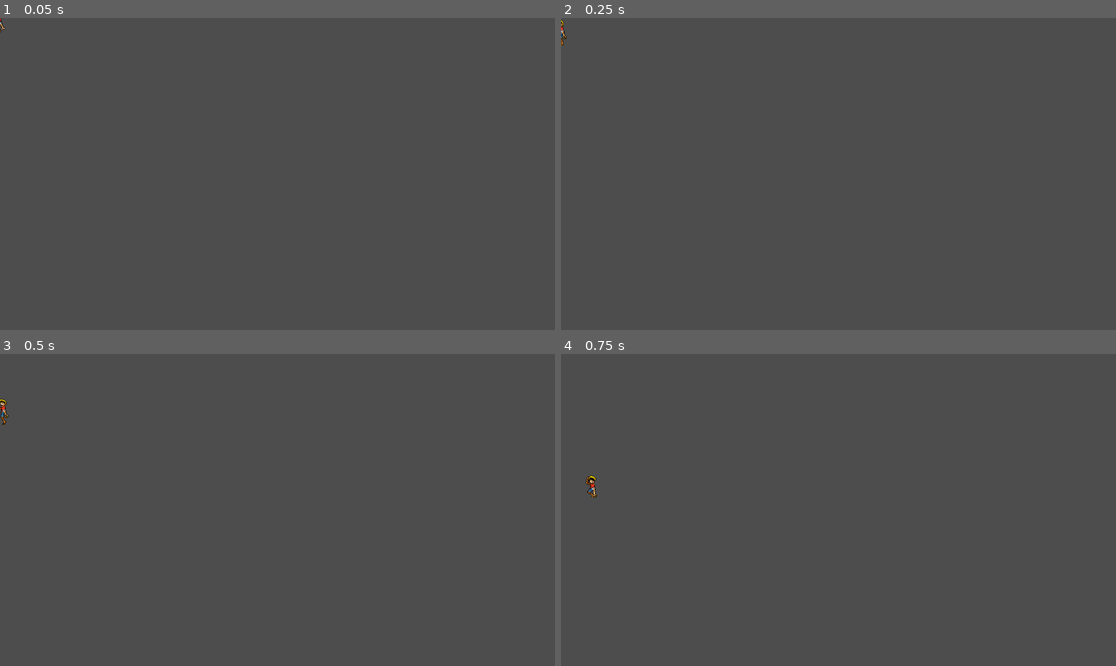
Above: before the commit, frames 1-4 (two rows, left to right).
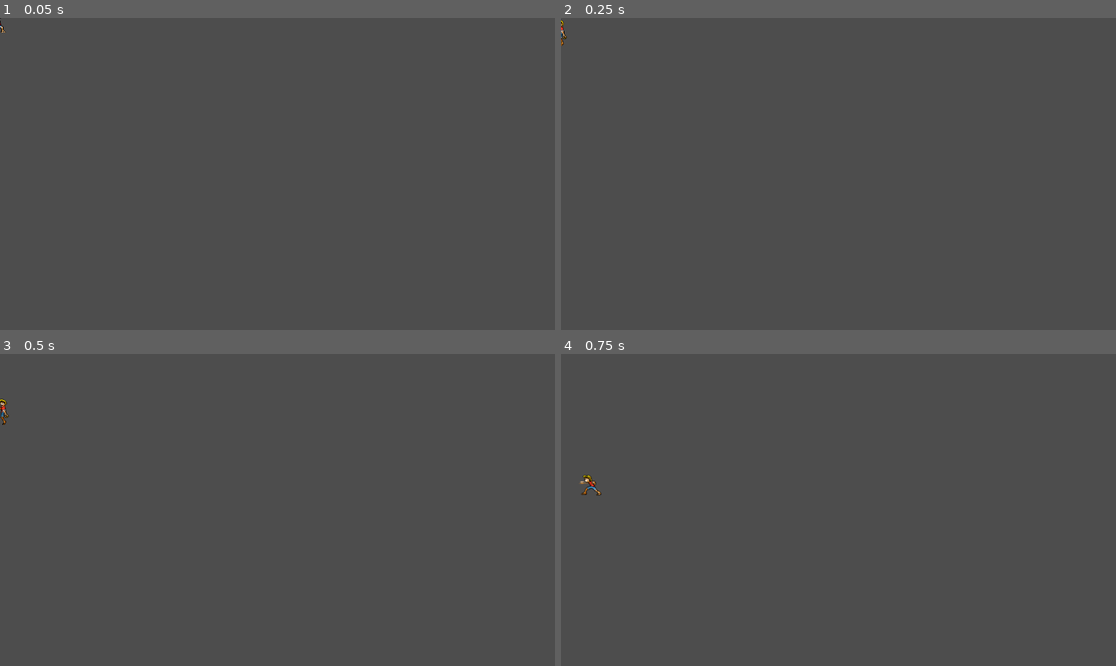
Above: after the commit, the same moments.

Repository: Treforis/Main-game
Game: Godot game, scene res://Character/luffy__body.tscn
Same seed, same stepped clock (60 frames per second), same inputs: the game is played once before the commit and once after it.
Inputs (mouse positions are in pixels of both pictures, inside the frame that each line leads up to):
- Up to frame 1 (0.05 s): no input
- Up to frame 2 (0.25 s): no input
- Up to frame 3 (0.5 s): no input
- Up to frame 4 (0.75 s): tap Enter (ui_accept) at 0.5 s; move the mouse to (960, 494) at 0.52 s; hold D (right) from 0.53 s (still down); click (960, 494) at 0.6 s

The runs differ from the first frame. In frame 1, less than 0.1% of the frame differs, in the area x 0-2%, y 0-5%; in frame 2, nothing differs; in frame 3, nothing differs; in frame 4, 0.1%, in the area x 3-8%, y 38-47%.

Commit message:
Punch animation
Punching animation with set timer

Diff:
--- a/Character/luffy__body.gd
+++ b/Character/luffy__body.gd
@@ -1,6 +1,6 @@
 extends CharacterBody2D
 @onready var animated_sprite = $AnimatedSprite2D
-
+@onready var Punch_Timer = $Punchtimer
 const SPEED = 300.0
 const JUMP_VELOCITY = -400.0
 
@@ -17,13 +17,26 @@
 	else:
 		velocity.x = move_toward(velocity.x, 0, SPEED)
 
-	# Animation logic (jump takes priority)
-	if not is_on_floor():
-		animated_sprite.play("Jump")
-	elif velocity.x != 0:
-		animated_sprite.play("Running")
-		animated_sprite.flip_h = velocity.x > 0
-	else:
-		animated_sprite.play("Idle")
+	if Input.is_action_just_pressed("punch") and Punch_Timer.is_stopped():
+		animated_sprite.play("Punch")
+		Punch_Timer.start()
+
+	if Punch_Timer.is_stopped():
+		if not is_on_floor():
+			animated_sprite.play("Jump")
+		elif velocity.x != 0:
+			animated_sprite.play("Running")
+			animated_sprite.flip_h = velocity.x > 0
+		else:
+			animated_sprite.play("Idle")
+
 
 	move_and_slide()
+
+func _on_PunchTimer_timeout():
+	animated_sprite.stop()
+
+func punch():
+	$PunchHitbox.monitoring = true
+	$PunchHitbox.visible = true
+	$PunchHitbox/Timer.start()
--- a/Character/luffy__body.tscn
+++ b/Character/luffy__body.tscn
@@ -79,6 +79,42 @@
 atlas = ExtResource("2_0rdqb")
 region = Rect2(399, 290, 36, 58)
 
+[sub_resource type="AtlasTexture" id="AtlasTexture_el661"]
+atlas = ExtResource("2_0rdqb")
+region = Rect2(2, 452, 45, 50)
+
+[sub_resource type="AtlasTexture" id="AtlasTexture_0g3tt"]
+atlas = ExtResource("2_0rdqb")
+region = Rect2(53, 452, 51, 50)
+
+[sub_resource type="AtlasTexture" id="AtlasTexture_ty7eh"]
+atlas = ExtResource("2_0rdqb")
+region = Rect2(114, 452, 56, 50)
+
+[sub_resource type="AtlasTexture" id="AtlasTexture_0kpeq"]
+atlas = ExtResource("2_0rdqb")
+region = Rect2(172, 450, 56, 56)
+
+[sub_resource type="AtlasTexture" id="AtlasTexture_fkyh1"]
+atlas = ExtResource("2_0rdqb")
+region = Rect2(224, 450, 55, 56)
+
+[sub_resource type="AtlasTexture" id="AtlasTexture_jnb75"]
+atlas = ExtResource("2_0rdqb")
+region = Rect2(274, 450, 54, 56)
+
+[sub_resource type="AtlasTexture" id="AtlasTexture_qa3cy"]
+atlas = ExtResource("2_0rdqb")
+region = Rect2(329, 450, 65, 56)
+
+[sub_resource type="AtlasTexture" id="AtlasTexture_mqwhg"]
+atlas = ExtResource("2_0rdqb")
+region = Rect2(274, 450, 54, 56)
+
+[sub_resource type="AtlasTexture" id="AtlasTexture_w58rm"]
+atlas = ExtResource("2_0rdqb")
+region = Rect2(172, 450, 53, 56)
+
 [sub_resource type="AtlasTexture" id="AtlasTexture_0xtwj"]
 atlas = ExtResource("2_0rdqb")
 region = Rect2(3, 53, 42, 53)
@@ -173,6 +209,38 @@
 "speed": 5.0
 }, {
 "frames": [{
+"duration": 0.63,
+"texture": SubResource("AtlasTexture_el661")
+}, {
+"duration": 0.63,
+"texture": SubResource("AtlasTexture_0g3tt")
+}, {
+"duration": 0.63,
+"texture": SubResource("AtlasTexture_ty7eh")
+}, {
+"duration": 0.63,
+"texture": SubResource("AtlasTexture_0kpeq")
+}, {
+"duration": 0.63,
+"texture": SubResource("AtlasTexture_fkyh1")
+}, {
+"duration": 0.63,
+"texture": SubResource("AtlasTexture_jnb75")
+}, {
+"duration": 0.63,
+"texture": SubResource("AtlasTexture_qa3cy")
+}, {
+"duration": 0.63,
+"texture": SubResource("AtlasTexture_mqwhg")
+}, {
+"duration": 0.63,
+"texture": SubResource("AtlasTexture_w58rm")
+}],
+"loop": true,
+"name": &"Punch",
+"speed": 5.0
+}, {
+"frames": [{
 "duration": 0.6,
 "texture": SubResource("AtlasTexture_0xtwj")
 }, {
@@ -199,14 +267,30 @@
 [sub_resource type="RectangleShape2D" id="RectangleShape2D_qt7mq"]
 size = Vector2(29, 42)
 
+[sub_resource type="RectangleShape2D" id="RectangleShape2D_70gnl"]
+
 [node name="Luffy _Body" type="CharacterBody2D"]
 script = ExtResource("1_nfyly")
 
 [node name="AnimatedSprite2D" type="AnimatedSprite2D" parent="."]
 sprite_frames = SubResource("SpriteFrames_5furh")
-animation = &"Jump"
-frame_progress = 0.590573
+animation = &"Punch"
+frame_progress = 0.794447
 
 [node name="CollisionShape2D" type="CollisionShape2D" parent="."]
 position = Vector2(1, 4)
 shape = SubResource("RectangleShape2D_qt7mq")
+
+[node name="Punchtimer" type="Timer" parent="."]
+wait_time = 1.25
+one_shot = true
+
+[node name="PunchHitbox" type="Area2D" parent="."]
+monitoring = false
+
+[node name="CollisionShape2D" type="CollisionShape2D" parent="PunchHitbox"]
+position = Vector2(-18, -2)
+shape = SubResource("RectangleShape2D_70gnl")
+
+[node name="Timer" type="Timer" parent="PunchHitbox"]
+one_shot = true
--- a/project.godot
+++ b/project.godot
@@ -32,3 +32,8 @@
 "events": [Object(InputEventKey,"resource_local_to_scene":false,"resource_name":"","device":-1,"window_id":0,"alt_press …(191 unchanged characters)…
 ]
 }
+punch={
+"deadzone": 0.5,
+"events": [Object(InputEventMouseButton,"resource_local_to_scene":false,"resource_name":"","device":-1,"window_id":0,"alt_pressed":false,"shift_pressed":false,"ctrl_pressed":false,"meta_pressed":false,"button_mask":1,"position":Vector2(175, 13),"global_position":Vector2(184, 59),"factor":1.0,"button_index":1,"canceled":false,"pressed":true,"double_click":false,"script":null)
+]
+}
Not shown: 1 places in Character/luffy__body.tscn that only renumber resources
